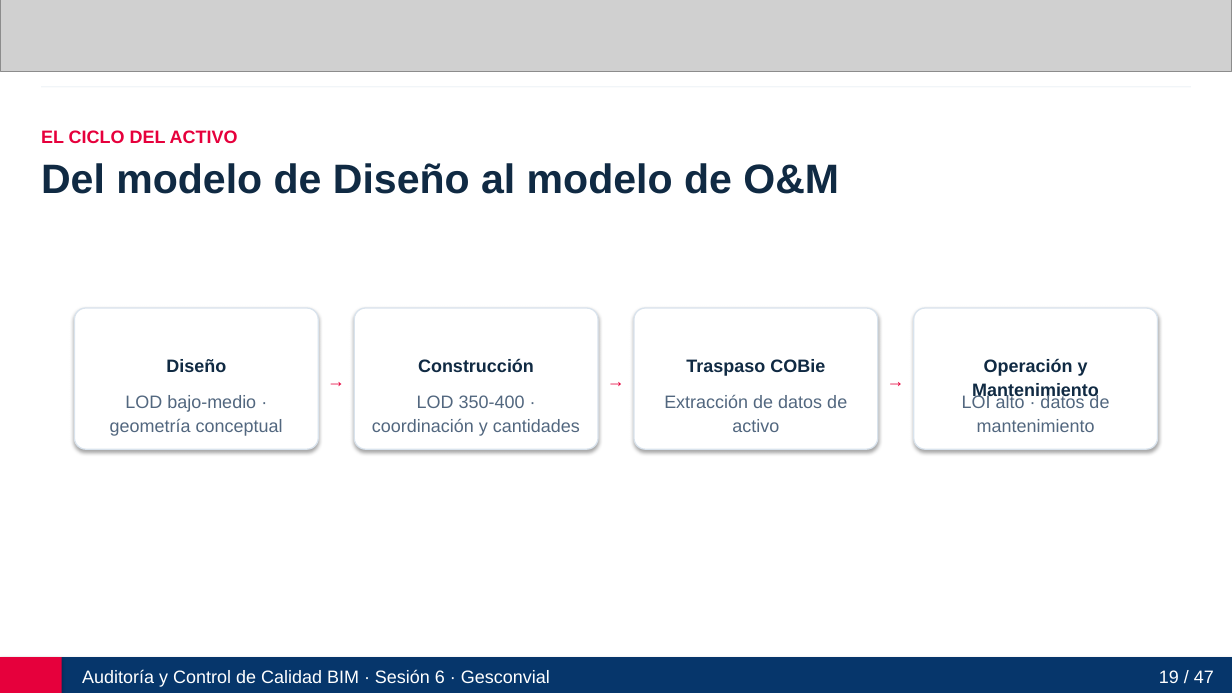
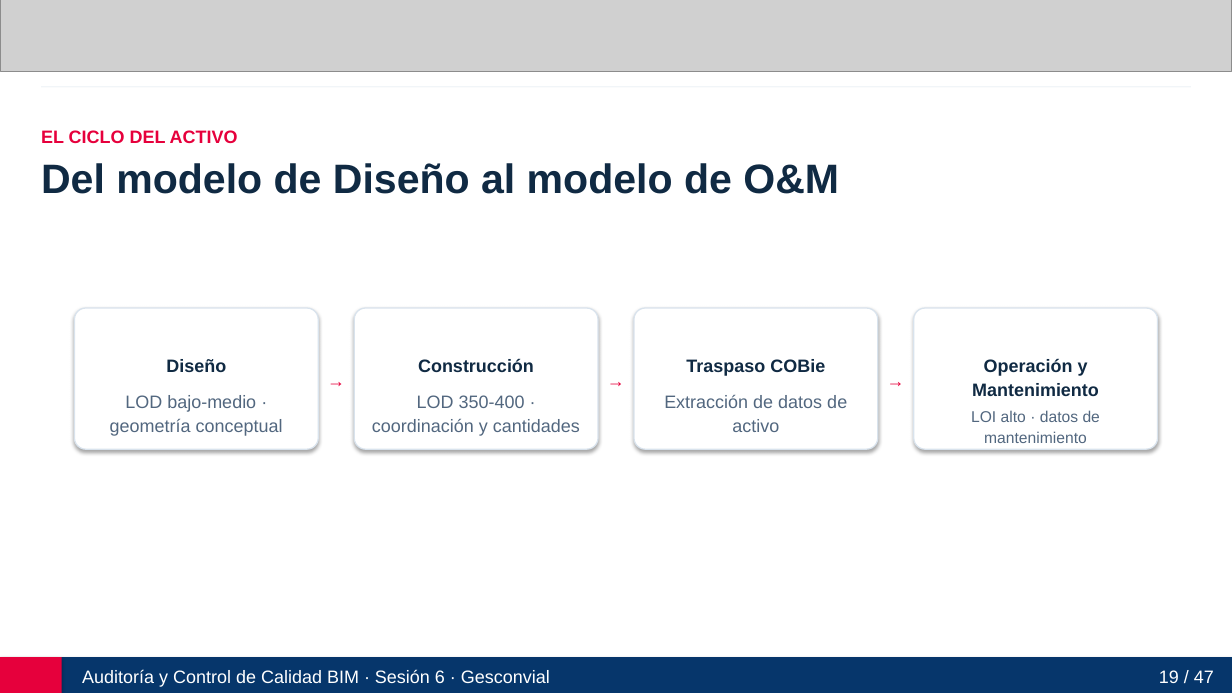
Before and after one commit to manuelzv150-art/auditoria-control-calidad-bim-gesconvial, a slide deck: slide 19 of Auditoria_y_Control_de_Calidad_BIM_Gesconvial_Sesion6.pptx. Drawn at 1232x693 pixels with LibreOffice and Linux fonts; fonts in the diff are those of the drawing; grey boxes stand for pictures. Boxes give left, top, right and bottom in pixels: in the first picture for what was removed or moved away, otherwise in the second. Text is boxed around its words. In the diff, an @@ line names an element or a change of style, - is before the commit and + after.

```diff
--- a/Auditoria_y_Control_de_Calidad_BIM_Gesconvial_Sesion6.pptx
+++ b/Auditoria_y_Control_de_Calidad_BIM_Gesconvial_Sesion6.pptx
@@ text "LOI alto · datos de ...": place and size @@
-text "LOI alto · datos de ..." at box(962, 395, 1109, 432)
+text "LOI alto · datos de ..." at box(971, 410, 1100, 443)
@@ text "LOI alto · datos de ..." at box(971, 410, 1100, 443): size 14 to 12.2 pt @@
```
Also in this commit, not shown: 13 other slides changed, 14 other files.
